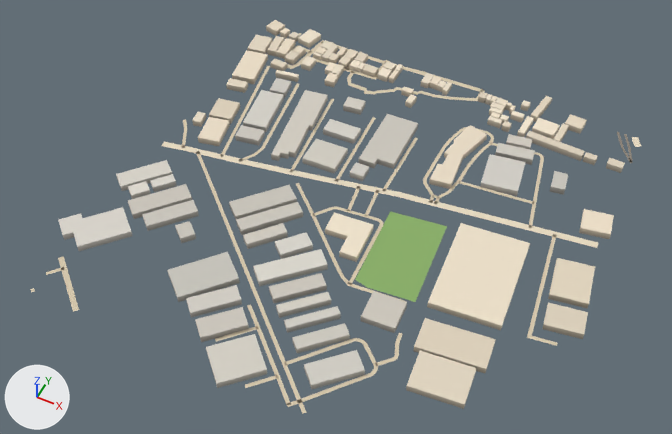
What one commit did to the glTF model public/assets/bengaluru-region-v1/tiles/t19_-35-l0.glb.
The view is the same before and after, from a 50 mm lens placed at (10037.0, -17878.0, 760.0), pointed at (9731.0, -17266.0, -5.0). Lighting does not change. The marker at lower left points along +X, +Y and +Z. The older version comes first. Vertices at exactly the same position are counted once.

Objects in the first picture: 'building', 'ground'.
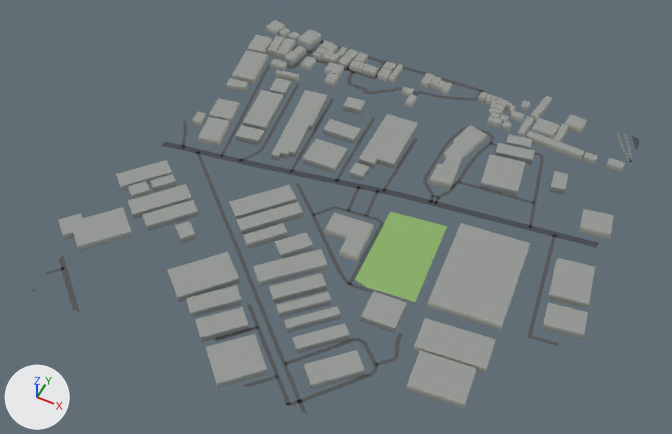
What differs and where, as boxes [x1, y1, x2, y2] in the pictures (672 x 434 px; the box of a moved part takes in the faces that stretch with it):
```json
{"object": "ground", "change": "reshaped", "before": [30, 33, 641, 414], "after": [31, 33, 639, 414]}
{"part": 1, "of": "me_building", "change": "recoloured", "before": [58, 20, 625, 407], "after": [58, 20, 625, 407], "on screen": "light grey to grey"}
{"part": 2, "of": "me_ground", "change": "moved or reshaped", "before": [162, 40, 485, 150], "after": [161, 40, 485, 150]}
{"part": 3, "of": "me_ground", "change": "moved or reshaped", "before": [617, 132, 641, 163], "after": [616, 131, 639, 164]}
{"part": 4, "of": "me_ground", "change": "moved or reshaped", "before": [46, 256, 79, 312], "after": [44, 255, 80, 312]}
{"part": 5, "of": "me_ground", "change": "moved or reshaped", "before": [245, 375, 306, 414], "after": [243, 375, 307, 414]}
{"part": 6, "of": "me_ground", "change": "added", "after": [527, 336, 558, 346]}
{"part": 7, "of": "me_ground", "change": "recoloured", "before": [50, 33, 631, 413], "after": [50, 33, 631, 413]}
```

Scene script edits in JSON lines:
```json
{"block": "me_building", "where": "# used by ob_building; location = (9500.0, -17500.0, 0.0)"}
{"op": "remove", "block": "me_building", "code": "me_building.from_pydata(...)  # 1068 vertices, 1377 faces; spans x -30.0..520.0, y -13.0..517.0, z 0.0..8.0"}
{"op": "add", "block": "me_building", "code": "me_building.from_pydata(...)  # 1068 vertices, 1682 faces; spans x -30.0..520.0, y -13.0..517.0, z 0.0..8.0"}
{"block": "me_building", "change": "me_building part 1: 1377 kept faces spanning x -30.0..520.0, y -13.0..517.0, z 0.0..8.0 get new vertex colours; the middle colour goes from light grey #c1b7a7 to grey #a7b0aa"}
{"block": "me_building", "change": "edits to the shape of me_building do not show in these pictures"}
{"block": "me_ground", "where": "# used by ob_ground; location = (9500.0, -17500.0, 0.0)"}
{"op": "remove", "block": "me_ground", "code": "me_ground.from_pydata(...)  # 579 vertices, 493 faces; spans x -2.0..503.0, y -2.0..502.0, z 1.0"}
{"op": "add", "block": "me_ground", "code": "me_ground.from_pydata(...)  # 585 vertices, 499 faces; spans x 0.0..500.0, y 0.0..500.0, z 1.0"}
{"block": "me_ground", "change": "me_ground part 2: 22 vertices moved from x -2.0..306.0, y 245.0..501.0, z 1.0 to x 0.0..306.0, y 237.0..500.0, z 1.0; 1 vertex removed from x 1.0, y 237.0, z 1.0; 2 vertices added at x 0.0..246.0, y 245.0..500.0, z 1.0"}
{"block": "me_ground", "change": "me_ground part 3: 3 vertices moved from x 473.0..499.0, y 455.0..501.0, z 1.0 to x 470.0..500.0, y 457.0..500.0, z 1.0; 10 vertices removed from x 471.0..503.0, y 456.0..502.0, z 1.0; 11 vertices added at x 474.0..500.0, y 453.0..500.0, z 1.0"}
{"block": "me_ground", "change": "me_ground part 4: 6 vertices moved from x -1.0..59.0, y -2.0..52.0, z 1.0 to x 0.0..62.0, y 0.0..45.0, z 1.0; 2 vertices removed from x -2.0..1.0, y 23.0..47.0, z 1.0; 2 vertices added at x 0.0, y 28.0..53.0, z 1.0"}
{"block": "me_ground", "change": "me_ground part 5: 2 vertices moved from x 314.0..317.0, y -1.0..1.0, z 1.0 to x 312.0..318.0, y 0.0, z 1.0; 4 vertices removed from x 251.0..299.0, y -1.0..1.0, z 1.0; 7 vertices added at x 250.0..300.0, y 0.0..9.0, z 1.0"}
{"block": "me_ground", "change": "me_ground part 6: 2 vertices added at x 496.0..497.0, y 174.0..178.0, z 1.0"}
{"block": "me_ground", "change": "me_ground part 7: 438 kept faces spanning x 0.0..500.0, y 0.0..500.0, z 1.0 get new vertex colours; the middle colour goes from beige #d7c9ae to dark grey #535556"}
{"block": "me_ground", "change": "other edits to the shape of me_ground do not show in these pictures"}
```
